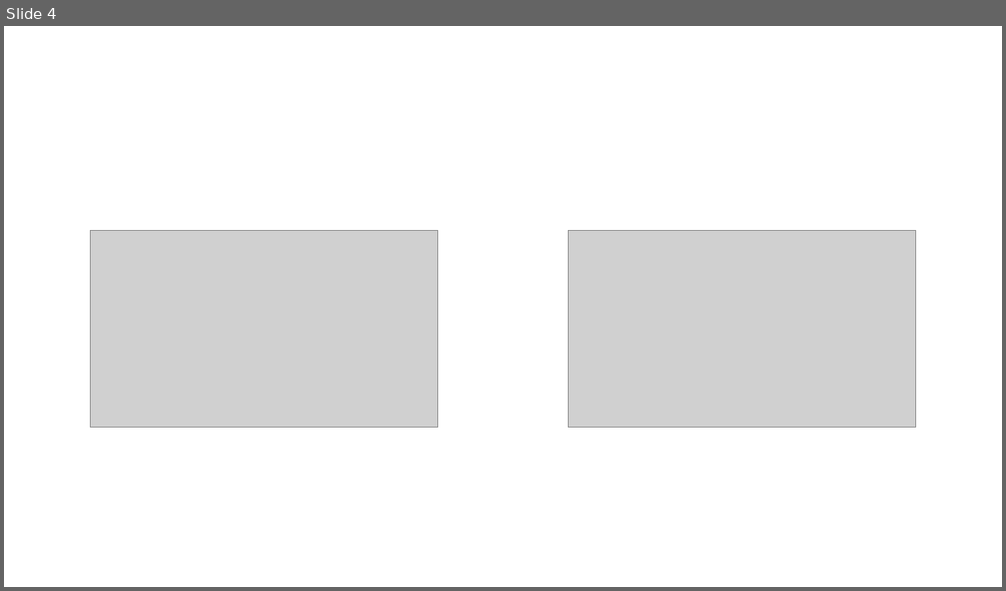
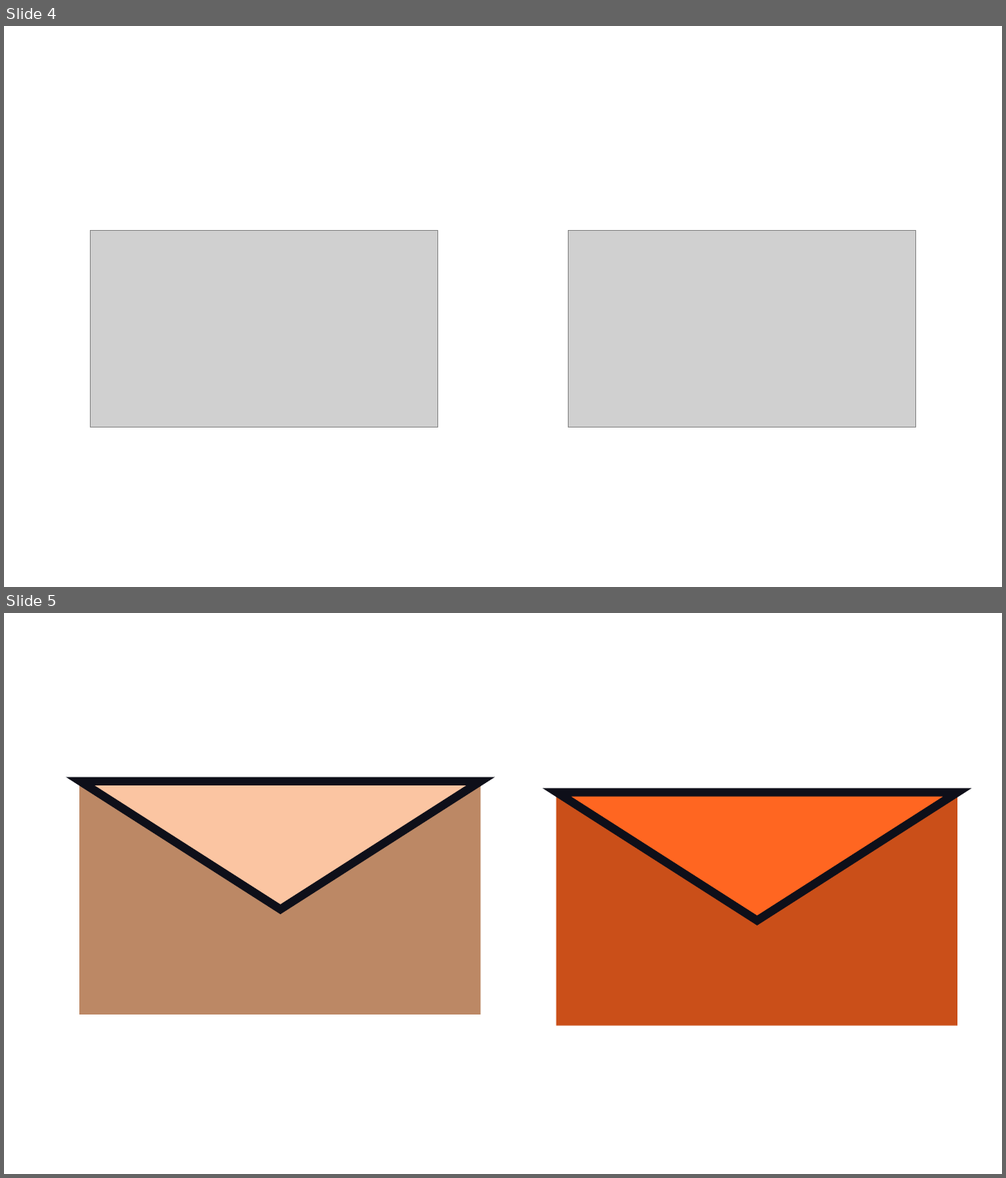
Before and after one commit to abhiti/didi-website, a slide deck: mood.pptx. Shown one above the other, each under a label of ours: slide 4 before the commit, slides 4 and 5 after it. The pictures are 1006x591 and 1006x1178 pixels, drawn with LibreOffice and Linux fonts; fonts in the diff are those of the drawing; grey boxes stand for pictures; background and template pictures are left out. Boxes give left, top, right and bottom in pixels: in the first picture for what was removed or moved away, otherwise in the second. Text is boxed around its words. In the diff, an @@ line names an element or a change of style, - is before the commit and + after.

```diff
--- a/mood.pptx
+++ b/mood.pptx
@@ slide 5 added at (4, 613, 1002, 1174), background picture (left out) @@
@@ rectangle added at (79, 782, 481, 1015), fill #BC8865 @@
@@ triangle added at (80, 781, 481, 909), fill #FBC5A2, outline #0E0F19 8 pt @@
@@ rectangle added at (556, 794, 957, 1026), fill #CA4F19 @@
@@ triangle added at (557, 793, 957, 921), fill #FF6621, outline #0E0F19 8 pt @@
```
Also in this commit, not shown: 4 other slides added, 21 other files.
